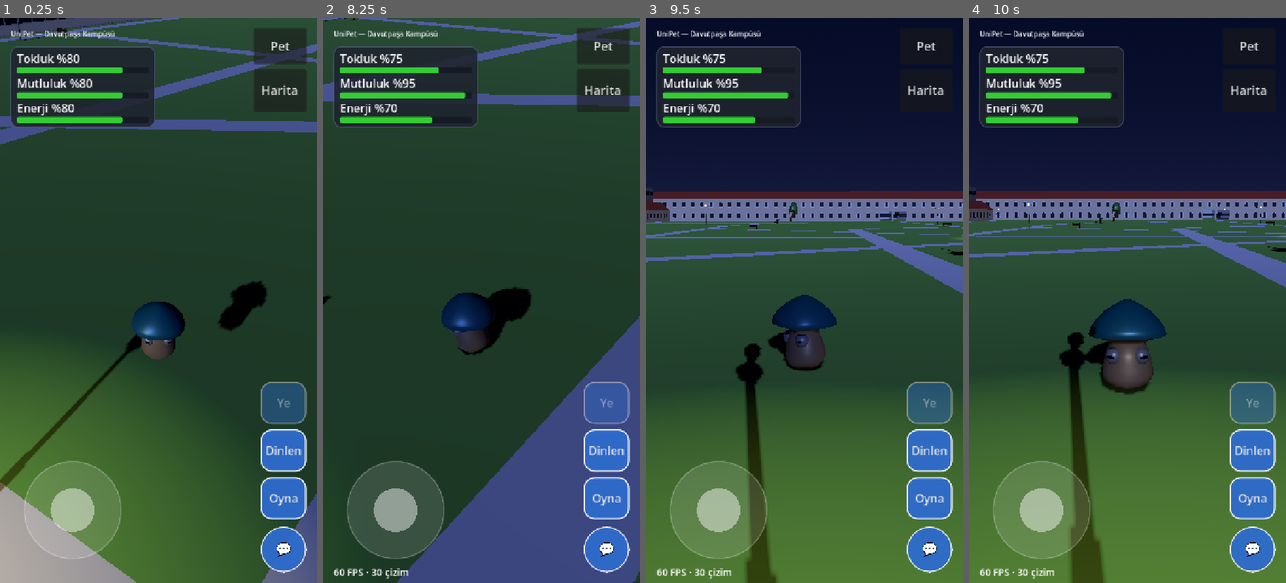
Above: before the commit, frames 1-4 (left to right).
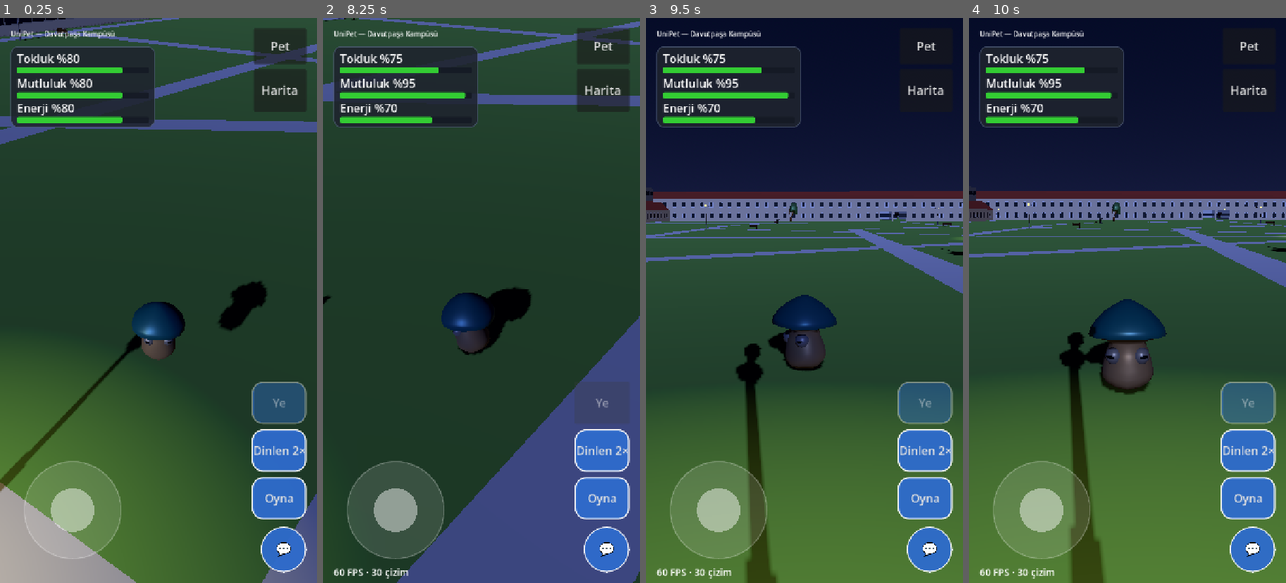
Above: after the commit, the same moments.

Repository: talha24052050/unipet
Game: Godot game, scene res://scenes/main.tscn
The game is run twice, just before and just after one commit, with the same random seed, the same clock (stepped at 60 frames per second) and the same inputs. This scene is started directly instead of the project's main scene.
Inputs (mouse positions are in pixels of both pictures, inside the frame that each line leads up to):
- Up to frame 1 (0.25 s): no input
- Up to frame 2 (8.25 s): click "Oyna" at 0.5 s; tap Enter at 1.25 s; move the mouse to (551, 272) at 1.27 s; hold Right (ui_right) 1.28-2 s; click (551, 272) at 1.42 s; drag from (418, 328) to (465, 413) at 2.02 s; click "Pet" at 2.75 s; click "Başla" at 3.5 s; click "Oyna" at 4.25 s; click "Harita" at 5 s; click "Kapat" at 5.75 s; move the mouse to (513, 176) at 6.52 s; hold Right (ui_right) 6.53-7.25 s; drag from (465, 413) to (386, 215) at 7.27 s; move the mouse to (576, 385) at 8.02 s; hold Left (ui_left) from 8.03 s (still down)
- Up to frame 3 (9.5 s): release Left (ui_left) at 8.75 s; drag from (709, 215) to (756, 159) at 8.77 s
- Up to frame 4 (10 s): move the mouse to (1143, 300) at 9.52 s; hold Down (ui_down) from 9.53 s (still down); click (1143, 300) at 9.67 s

The runs differ from the first frame. In frame 1, 1.1% of the frame differs, in the area x 79-96%, y 64-89%; in frame 2, 1.8%, in the area x 79-97%, y 64-89%; in frame 3, 1.1%; in frame 4, 1.1%.

Commit message:
Bakım butonlarında bonus göstergesi (ör. Stadyumda "Oyna 2×")
Claude-Session: https://claude.ai/code/session_01W3xfYM39N4DkoDcWJ4iSdQ

Diff:
--- a/game/src/ui/care_hud.gd
+++ b/game/src/ui/care_hud.gd
@@ -264,7 +264,9 @@
 		btn.text = "%s (%ds)" % [base_text, ceili(cd)]
 	else:
 		btn.disabled = false
-		btn.text = base_text
+		# Bonus yerindeyse (ör. Stadyumda Oyna) butonda "2×" görünsün.
+		var bonus: float = PetCareRules.bonus_for(action, _get_player_position())
+		btn.text = "%s %d×" % [base_text, int(bonus)] if bonus > 1.0 else base_text
 
 
 func _update_eat_button_spot_visual() -> void:
